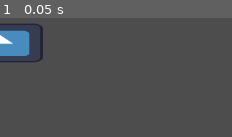
Above: before the commit, frame 1.
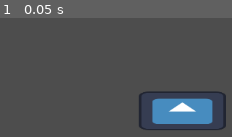
Above: after the commit, the same moment.

Repository: IanSalvador-main/platformer-gaem
Game: Godot game, scene res://main.tscn
Same seed, same stepped clock (60 frames per second), same inputs: the game is played once before the commit and once after it. The project has no main scene, so this scene is started directly. The engine's default icon, where the game draws it, is replaced by a stand-in: a white triangle on a blue panel in a dark square.
Inputs:
- Up to frame 1 (0.05 s): no input

The runs differ from the first frame. In frame 1, 11% of the frame differs, in the area x 0-98%, y 5-95%.

Commit message:
Update main.tscn

Diff:
--- a/main.tscn
+++ b/main.tscn
@@ -12,12 +12,12 @@
 [node name="player" type="CharacterBody2D" parent="."]
 
 [node name="Sprite2D" type="Sprite2D" parent="player"]
-position = Vector2(-1, 36)
+position = Vector2(263, 134)
 scale = Vector2(0.984375, 0.4375)
 texture = ExtResource("1_ig7tw")
 
 [node name="CollisionShape2D" type="CollisionShape2D" parent="player"]
-position = Vector2(-1, 35.5)
+position = Vector2(263, 133.5)
 shape = SubResource("RectangleShape2D_0xm2m")
 
 [node name="TileMapLayer" type="TileMapLayer" parent="."]
Not shown: 1 places in main.tscn that only renumber resources
